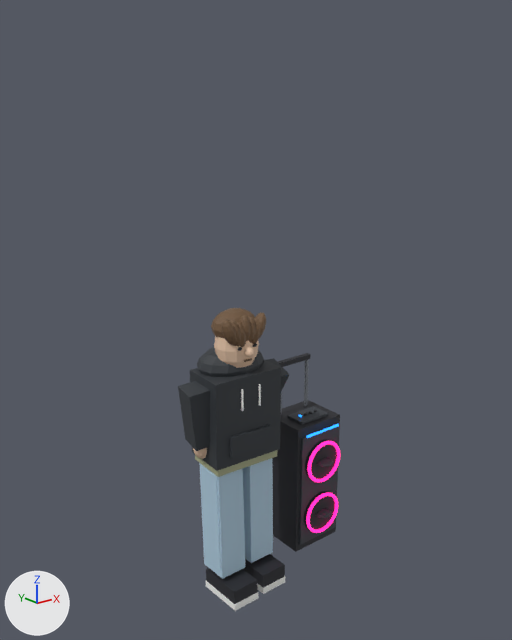
Renders of the glTF model apps/client/public/models/tiki-performer/tiki-performer.glb from each side of a commit.
Rendered twice from a 50 mm lens placed at (-2.5, -3.34, 3.15), pointed at (0.17, 0.0, 1.81). Lighting does not change. The marker at lower left points along +X, +Y and +Z. The first picture is the older version. Both versions are drawn at frame 33 of the action 'RightLeg'; the numbers are the values there.

The older version as bpy lines, for what is in view:
```python
me_sphere = bpy.data.meshes.new('Sphere')
me_sphere.from_pydata(...)  # a UV sphere (12 segments, 8 rings, poles along z) spanning x -1.0..1.0, y -1.0..1.0, z -1.0..1.0, material slot 0; a box spanning x -1.07..1.07, y -1.21..0.56, z -4.96..-0.21, material slot 0; a box spanning x -0.65..0.65, y -1.36..-1.21, z -4.42..-3.25, material slot 0; a box spanning x -1.0..1.0, y -1.15..0.5, z -5.4..-4.69, material slot 1; a box spanning x -0.3..-0.26, y -1.35..-1.3, z -1.92..-0.75, material slot 2; a box spanning x 0.26..0.3, y -1.35..-1.3, z -1.92..-0.75, material slot 2
me_sphere.materials.append(mat_charcoal_hoodie)  # dark grey #33383d
me_sphere.materials.append(mat_olive_t_shirt_hem)  # yellow #a6aa86
me_sphere.materials.append(mat_white_sneaker_soles)  # white #f3f5f1
ob_bunched_hood = bpy.data.objects.new('Bunched hood', me_sphere)
ob_bunched_hood.parent = ob_dancebody
ob_bunched_hood.location = (0.0, 0.055, 0.59)
ob_bunched_hood.scale = (0.23, 0.17, 0.12)
ob_dancebody = bpy.data.objects.new('DanceBody', None)
ob_dancebody.parent = ob_tikiperformer
ob_dancebody.location = (0.0, 0.0, 0.959)
ob_dancebody.rotation_euler = (0.0, 0.0, -0.0527)  # degrees (0, 0, -3)
ob_leftleg = bpy.data.objects.new('LeftLeg', None)
ob_leftleg.parent = ob_tikiperformer
ob_leftleg.location = (-0.125, 0.0, 0.91)
ob_leftleg.rotation_euler = (-0.035, 0.0, 0.0)  # degrees (-2, 0, 0)
ob_rightleg = bpy.data.objects.new('RightLeg', None)
ob_rightleg.parent = ob_tikiperformer
ob_rightleg.location = (0.125, 0.0, 0.91)
ob_rightleg.rotation_euler = (-0.0167, 0.0, 0.0)  # degrees (-1, 0, 0)
# also in view: 'Denim leg.001' at (0.13, -0.07, 0.45); 'Brow' at (0.0, -0.03, 1.71); 'Hand' at (-0.27, 0.02, 1.22); 'Denim leg' at (-0.13, -0.08, 0.45); 'Blue LED strip' at (0.66, 0.02, 0.7)
```
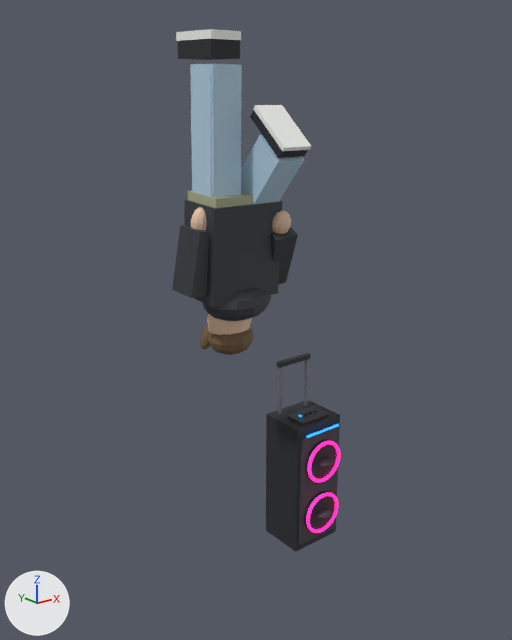
ob_dancebody is not drawn itself; it is the parent of ob_bunched_hood, ob_leftarm, ob_noddinghead, ob_rightarm.
ob_leftleg is not drawn itself; it is the parent of ob_denim_leg.
ob_rightleg is not drawn itself; it is the parent of ob_denim_leg_001.

Pixel boxes (x1, y1, x2, y2) of what changed, in the pictures (512 x 640 px):
'Bunched hood', moved, turned
    before: (190, 347, 281, 477)
    after: (184, 191, 283, 321)
'Denim leg', moved
    before: (199, 463, 259, 611)
    after: (176, 29, 242, 198)
'Denim leg.001', moved, turned, rescaled
    before: (243, 458, 285, 594)
    after: (241, 105, 312, 204)
'Hand', moved, turned
    before: (178, 381, 210, 459)
    after: (172, 207, 209, 298)
'Brow', moved, turned
    before: (211, 308, 266, 368)
    after: (200, 314, 254, 355)
'Hand.001', moved, turned (mostly hidden before)
    before: (266, 358, 289, 391)
    after: (271, 211, 298, 284)

Patch to the scene script:
```diff
--- a/apps/client/public/models/tiki-performer/tiki-performer.glb.py
+++ b/apps/client/public/models/tiki-performer/tiki-performer.glb.py
@@ ob_dancebody @@
 ob_dancebody = bpy.data.objects.new('DanceBody', None)
-ob_dancebody.parent = ob_tikiperformer
-ob_dancebody.location = (0.0, 0.0, 0.959)
-ob_dancebody.rotation_euler = (0.0, 0.0, -0.0527)  # degrees (0, 0, -3)
+ob_dancebody.parent = ob_backflippivot
+ob_dancebody.location = (0.0, 0.0, 0.0)
@@ ob_leftleg @@
 ob_leftleg = bpy.data.objects.new('LeftLeg', None)
-ob_leftleg.parent = ob_tikiperformer
-ob_leftleg.location = (-0.125, 0.0, 0.91)
+ob_leftleg.parent = ob_backflippivot
+ob_leftleg.location = (-0.125, 0.0, 0.015)
 ob_leftleg.rotation_euler = (-0.035, 0.0, 0.0)  # degrees (-2, 0, 0)
@@ ob_rightleg @@
 ob_rightleg = bpy.data.objects.new('RightLeg', None)
-ob_rightleg.parent = ob_tikiperformer
-ob_rightleg.location = (0.125, 0.0, 0.91)
-ob_rightleg.rotation_euler = (-0.0167, 0.0, 0.0)  # degrees (-1, 0, 0)
+ob_rightleg.parent = ob_backflippivot
+ob_rightleg.location = (0.125, 0.0, 0.015)
+ob_rightleg.rotation_euler = (0.649, 0.0, 0.0)  # degrees (37, 0, 0)
+ob_rightleg.scale = (1.0, 1.0, 0.566)
@@ ob_backflippivot @@
+ob_backflippivot = bpy.data.objects.new('BackflipPivot', None)
+ob_backflippivot.parent = ob_tikiperformer
+ob_backflippivot.location = (0.0, 0.0, 2.569)
+ob_backflippivot.rotation_euler = (-3.085, 0.0, 0.0)  # degrees (-177, 0, 0)
```
